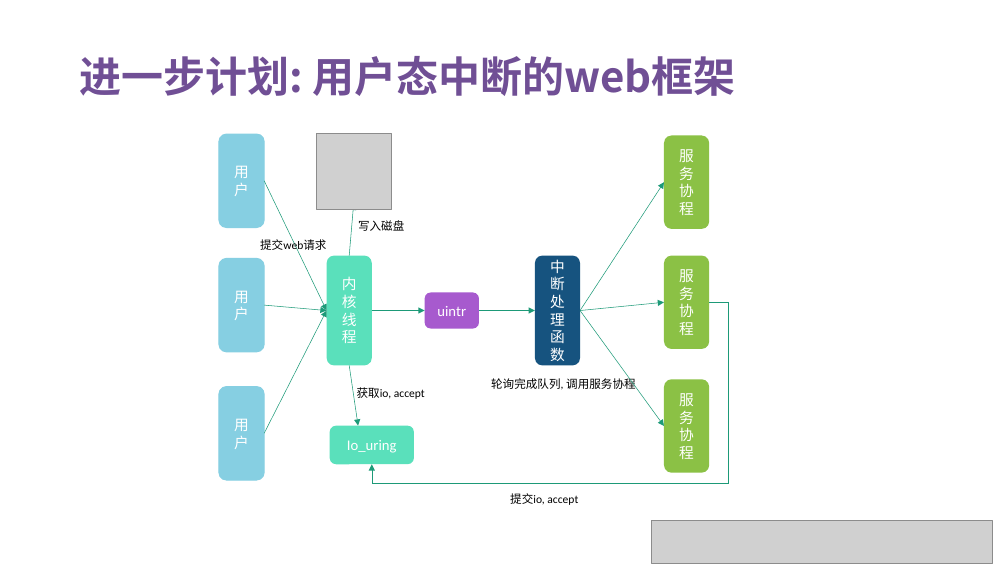
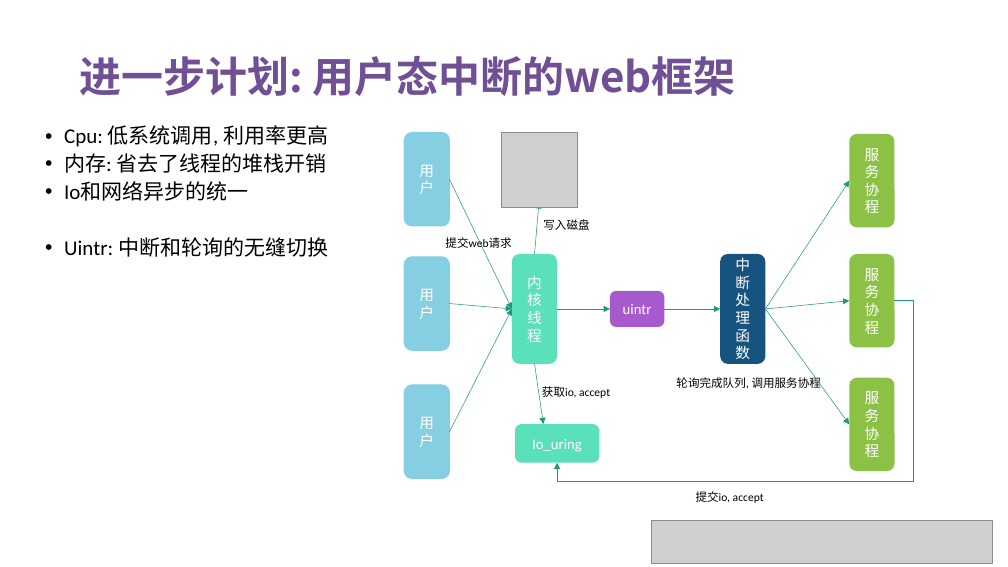
Before and after one commit to OS-F-4/usr-intr, a slide deck: slide 29 of 技术交流报告.pptx (slide 27 before the commit). Drawn at 1008x567 pixels with LibreOffice and Linux fonts; fonts in the diff are those of the drawing; grey boxes stand for pictures. Boxes give left, top, right and bottom in pixels: in the first picture for what was removed or moved away, otherwise in the second. Text is boxed around its words. In the diff, an @@ line names an element or a change of style, - is before the commit and + after.

```diff
--- a/技术交流报告.pptx
+++ b/技术交流报告.pptx
@@ text added at (64,125,328,257), 20 pt, text #000000 @@
+  • Cpu: 低系统调用, 利用率更高
+  • 内存: 省去了线程的堆栈开销
+  • Io和网络异步的统一
+  • Uintr: 中断和轮询的无缝切换
@@ 10 rounded rectangles, 10 arrows, 5 texts, 1 picture, 1 elbow arrow: place and size @@
-10 rounded rectangles, 10 arrows, 5 texts, 1 picture, 1 elbow arrow at (219,134,728,505)
+10 rounded rectangles, 10 arrows, 5 texts, 1 picture, 1 elbow arrow at (405,132,913,503)
```
Also in this commit, not shown: 3 other slides changed, 2 slides added, 4 other files.
